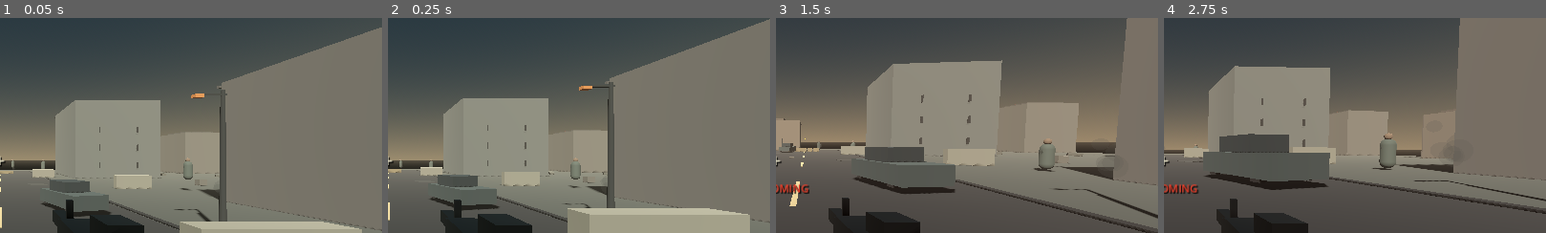
Above: before the commit, frames 1-4 (left to right).
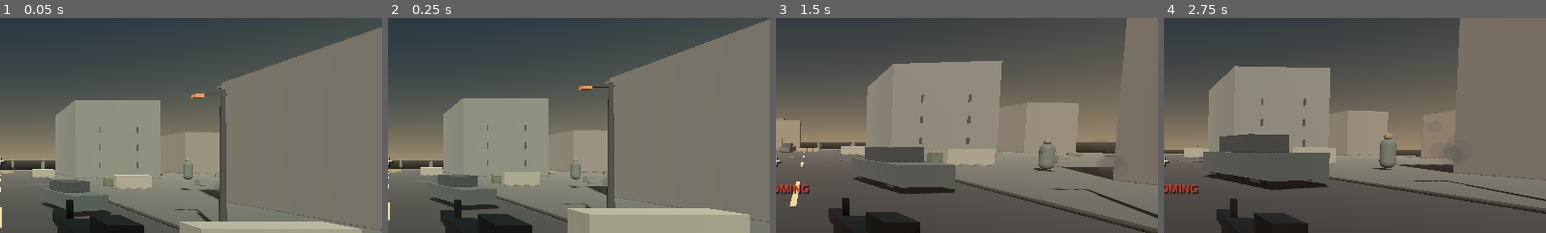
Above: after the commit, the same moments.

Repository: Liladizilla/operation-blackout
Game: Godot game, scene res://scenes/main.tscn
Same seed, same stepped clock (60 frames per second), same inputs: the game is played once before the commit and once after it.
Inputs (mouse positions are % of the whole screen's width and height, from its top left):
- Up to frame 1 (0.05 s): no input
- Up to frame 2 (0.25 s): no input
- Up to frame 3 (1.5 s): tap Enter at 0.5 s; move the mouse to (55, 50) at 0.52 s; hold F (interact) 0.53-1.28 s; hold W (move_forward) from 0.53 s (still down); click (55, 50) at 0.67 s; tap Space (jump) at 0.77 s; move the mouse to (45, 50) at 1.27 s; tap Ctrl (crouch) at 1.35 s
- Up to frame 4 (2.75 s): keep holding W (move_forward); tap Space (jump) at 1.52 s; tap F (interact) at 1.55 s; move the mouse to (52, 48) at 2.02 s; hold F (interact) from 2.03 s (still down)
The pictures show only the part of the screen within x 50-100%, y 17-67%; the shares and areas given below are measured in that part.

The runs differ from the first frame. In frame 1, less than 0.1% of the frame differs, in the area x 27-30%, y 73-79%; in frame 2, less than 0.1%; in frame 3, 0.2%, in the area x 39-44%, y 61-68%; in frame 4, nothing differs.

Commit message:
Add interactive ammo resupply caches
Add three interactable reserve-ammo caches with a hard ammo cap and regression coverage.

Diff:
--- /dev/null
+++ b/scripts/ammo_cache.gd
@@ -0,0 +1,111 @@
+extends Node3D
+
+const RESUPPLY_AMOUNT := 30
+const MAX_RESERVE_AMMO := 180
+
+var player_inside := false
+var used := false
+var current_status := ""
+var area: Area3D
+var crate_body: StaticBody3D
+var ammo_visuals: Node3D
+
+func _ready() -> void:
+    add_to_group("ammo_caches")
+    _build_cache_visuals()
+    area = Area3D.new()
+    area.name = "AmmoPickupArea"
+    area.collision_layer = 0
+    area.collision_mask = 1
+    var shape_node := CollisionShape3D.new()
+    var shape := SphereShape3D.new()
+    shape.radius = 2.1
+    shape_node.shape = shape
+    area.add_child(shape_node)
+    add_child(area)
+    area.body_entered.connect(_on_enter)
+    area.body_exited.connect(_on_exit)
+
+func _build_cache_visuals() -> void:
+    crate_body = StaticBody3D.new()
+    crate_body.name = "AmmoCrateBody"
+    crate_body.position.y = 0.42
+    var crate_mesh := MeshInstance3D.new()
+    crate_mesh.name = "AmmoCrateMesh"
+    var box := BoxMesh.new()
+    box.size = Vector3(1.15, 0.84, 0.9)
+    crate_mesh.mesh = box
+    var crate_material := StandardMaterial3D.new()
+    crate_material.albedo_color = Color(0.20, 0.23, 0.18)
+    crate_material.roughness = 0.95
+    crate_mesh.material_override = crate_material
+    crate_body.add_child(crate_mesh)
+    var collision := CollisionShape3D.new()
+    var collision_shape := BoxShape3D.new()
+    collision_shape.size = box.size
+    collision.shape = collision_shape
+    crate_body.add_child(collision)
+    add_child(crate_body)
+
+    ammo_visuals = Node3D.new()
+    ammo_visuals.name = "AmmoContents"
+    for index in range(3):
+        var round_mesh := MeshInstance3D.new()
+        var cylinder := CylinderMesh.new()
+        cylinder.top_radius = 0.045
+        cylinder.bottom_radius = 0.045
+        cylinder.height = 0.22
+        round_mesh.mesh = cylinder
+        round_mesh.position = Vector3(-0.22 + float(index) * 0.22, 0.93, 0.0)
+        var round_material := StandardMaterial3D.new()
+        round_material.albedo_color = Color(0.56, 0.43, 0.22)
+        round_material.metallic = 0.42
+        round_material.roughness = 0.55
+        round_mesh.material_override = round_material
+        ammo_visuals.add_child(round_mesh)
+    add_child(ammo_visuals)
+
+func _process(_delta: float) -> void:
+    if used or not player_inside or not Input.is_action_pressed("interact"):
+        return
+    var scene := get_tree().current_scene
+    var player: Node = null
+    if is_instance_valid(scene):
+        player = scene.get("player") as Node
+    if not is_instance_valid(player):
+        return
+    var reserve := int(player.get("reserve"))
+    var available := MAX_RESERVE_AMMO - reserve
+    if available <= 0:
+        _set_status("AMMUNITION RESERVES FULL")
+        return
+    var added := mini(RESUPPLY_AMOUNT, available)
+    player.set("reserve", reserve + added)
+    used = true
+    crate_body.queue_free()
+    ammo_visuals.queue_free()
+    var hud_node := scene.get("hud") as Node
+    if is_instance_valid(hud_node) and hud_node.has_method("set_ammo"):
+        hud_node.set_ammo(int(player.get("ammo")), reserve + added)
+    _set_status("AMMO CACHE COLLECTED  +%d" % added)
+
+func _on_enter(body: Node3D) -> void:
+    if body.is_in_group("player") or body.name == "Player":
+        player_inside = true
+        if not used:
+            _set_status("PRESS F TO RESUPPLY  /  +30 ROUNDS")
+
+func _on_exit(body: Node3D) -> void:
+    if body.is_in_group("player") or body.name == "Player":
+        player_inside = false
+        _set_status("WASD MOVE   SHIFT SPRINT   CTRL CROUCH   Z PRONE   RMB AIM   LMB FIRE   R RELOAD   F INTERACT")
+
+func _set_status(message: String) -> void:
+    if current_status == message:
+        return
+    current_status = message
+    var scene := get_tree().current_scene
+    if scene:
+        var hud_node := scene.get("hud") as Node
+        if is_instance_valid(hud_node) and hud_node.has_method("set_status"):
+            hud_node.set_status(message)
--- a/scripts/main.gd
+++ b/scripts/main.gd
@@ -18,6 +18,7 @@
     _build_arena()
     _spawn_atmosphere()
     _spawn_player()
+    _spawn_ammo_caches()
     _spawn_enemies()
     _spawn_objective()
     _spawn_hud()
@@ -300,6 +301,15 @@
     player.position = Vector3(0, 1.2, 25)
     add_child(player)
 
+func _spawn_ammo_caches() -> void:
+    var positions := [Vector3(-12.0, 0.0, 22.0), Vector3(12.0, 0.0, -4.0), Vector3(27.0, 0.0, 18.0)]
+    for index in range(positions.size()):
+        var cache := Node3D.new()
+        cache.name = "AmmoCache_%02d" % (index + 1)
+        cache.position = positions[index]
+        cache.set_script(load("res://scripts/ammo_cache.gd"))
+        add_child(cache)
+
 func _spawn_enemies() -> void:
     var positions := [Vector3(-8,0,-13), Vector3(8,0,-24), Vector3(17,0,1), Vector3(-17,0,16), Vector3(3,0,-38)]
     for i in range(positions.size()):
--- a/tests/test_vertical_slice.gd
+++ b/tests/test_vertical_slice.gd
@@ -64,6 +64,7 @@
     _check(scene.get_tree().get_nodes_in_group("district_buildings").size() == 8, "eight perimeter buildings are generated")
     _check(scene.get_tree().get_nodes_in_group("service_alley_crates").size() == 5, "service alley utility crates are generated")
     _check(scene.get_tree().get_nodes_in_group("facade_collapse_rubble").size() == 24, "ruined facades have distributed collapse rubble")
+    _check(scene.get_tree().get_nodes_in_group("ammo_caches").size() == 3, "three ammo resupply caches spawn around the district")
 
     var node_count := _count_nodes(scene)
     var mesh_count := _count_meshes(scene)
@@ -72,6 +73,26 @@
     _check(mesh_count < 650, "procedural scene stays within mesh budget")
 
     var player := scene.get_node("Player")
+    var ammo_caches: Array = scene.get_tree().get_nodes_in_group("ammo_caches")
+    var first_cache: Node = ammo_caches[0]
+    player.reserve = 0
+    first_cache.player_inside = true
+    first_cache._process(0.016)
+    _check(not first_cache.used, "ammo cache does not resupply without interaction")
+    Input.action_press("interact")
+    first_cache._process(0.016)
+    Input.action_release("interact")
+    _check(first_cache.used and player.reserve == 30, "ammo cache resupplies reserve ammunition")
+    _check(scene.hud.ammo_label.text == "30 / 030", "ammo cache refreshes the HUD")
+    await process_frame
+    var second_cache: Node = ammo_caches[1]
+    player.reserve = 170
+    second_cache.player_inside = true
+    Input.action_press("interact")
+    second_cache._process(0.016)
+    Input.action_release("interact")
+    _check(player.reserve == 180 and second_cache.used, "ammo cache respects the reserve ammunition cap")
+
     var starting_health: float = player.health
     player.apply_damage(12.0, Vector3(3, 0, 3))
     _check(is_equal_approx(player.health, starting_health - 12.0), "player takes damage")
Not shown, changed: README.md
